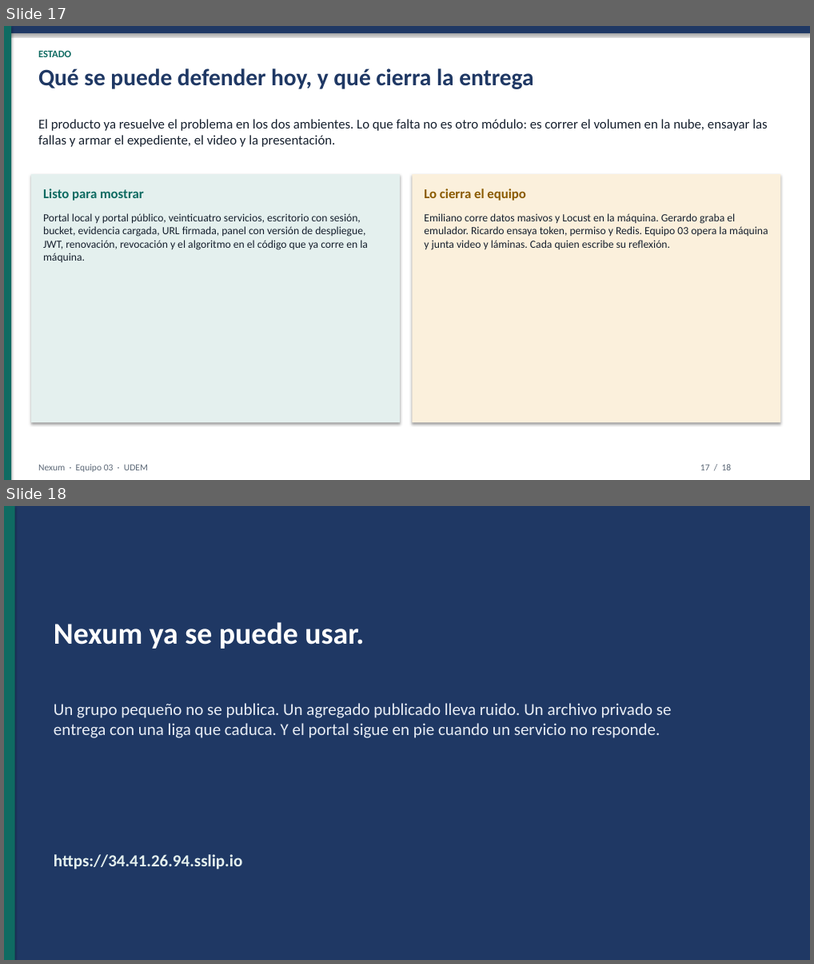
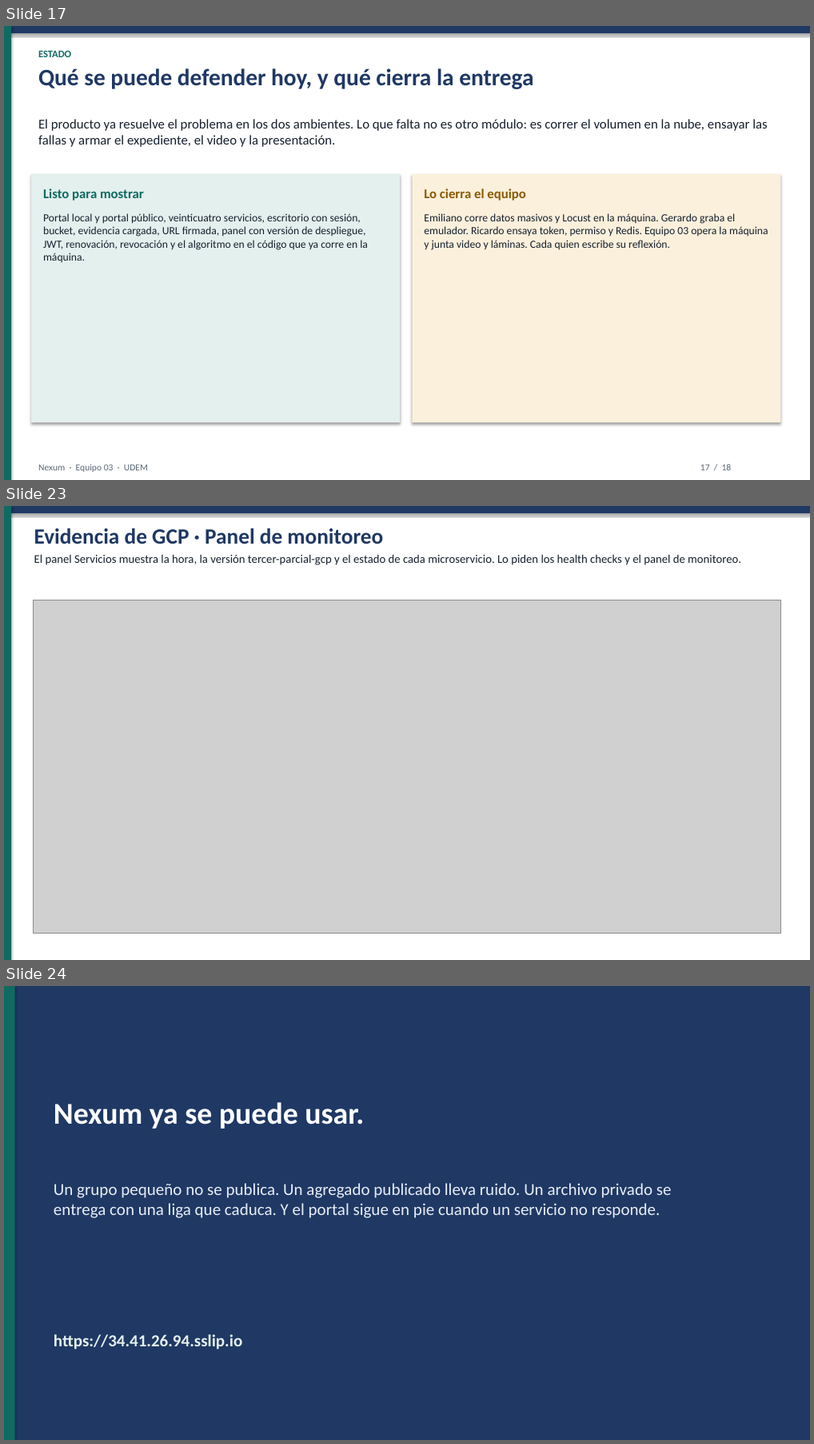
Before and after one commit to JuanPRamos2/IAC, a slide deck: Equipo03_SegundoParcial/codigo/docs/Nexum_Equipo03_Presentacion.pptx. Shown one above the other, each under a label of ours: slides 17 and 18 before the commit, slides 17, 23 and 24 after it; the slides between them are not shown. The pictures are 814x964 and 814x1444 pixels, drawn with LibreOffice and Linux fonts; fonts in the diff are those of the drawing; grey boxes stand for pictures. Boxes give left, top, right and bottom in pixels: in the first picture for what was removed or moved away, otherwise in the second. Text is boxed around its words. In the diff, an @@ line names an element or a change of style, - is before the commit and + after.

```diff
--- a/Equipo03_SegundoParcial/codigo/docs/Nexum_Equipo03_Presentacion.pptx
+++ b/Equipo03_SegundoParcial/codigo/docs/Nexum_Equipo03_Presentacion.pptx
@@ slide 23 added at [4, 506, 810, 960], background #FFFFFF @@
@@ rectangle added at [4, 506, 810, 513], fill #1F3864 @@
@@ rectangle added at [4, 506, 11, 960], fill #0F6B62 @@
@@ text added at [34, 528, 383, 544], 26 pt, text #1F3864, bold @@
+Evidencia de GCP · Panel de monitoreo
@@ text added at [34, 554, 742, 565], 14 pt, text #16202E @@
+El panel Servicios muestra la hora, la versión tercer-parcial-gcp y el estado de cada microservicio. Lo piden los health checks y el panel de monitoreo.
@@ picture added at [33, 600, 782, 932] @@
@@ what was slide 18 is now slide 24 @@
```
Also in this commit, not shown: 5 other slides added.
